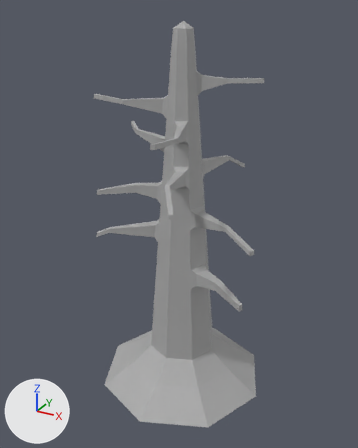
An edit to the FBX model Assets/Art/Architecture/ArbreV1.fbx, drawn before and after from the same camera.
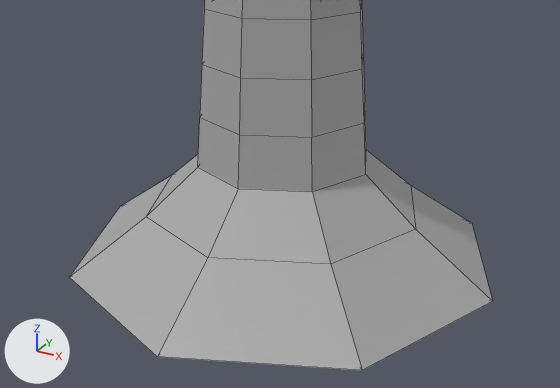
Old and new are each drawn whole from a 50 mm lens placed at (6.06, -11.2, 10.66), pointed at (-0.07, -0.06, 5.09) and again close up from a 50 mm lens placed at (3.95, -7.26, 4.32), pointed at (0.75, -1.45, 1.42). Arrows for +X, +Y and +Z are at lower left; the lights stay in place. The close-ups show mesh edges as thin lines. Where no turn or scale is listed for an object, it has been applied to the vertices. Vertices at the same position are counted once.

The scene before the commit, as lines of its bpy script (objects in view):
```python
me_mesh = bpy.data.meshes.new('Mesh')
me_mesh.from_pydata(...)  # 286 vertices, 292 faces; spans x -2.55..2.55, y -2.5..2.5, z 0.0..10.35
me_mesh.materials.append(mat_standardsurface1)  # grey #aaaaaa
# before: 41 (1.18, 1.13, 0.63) at pixel (410, 185), 42 (0.05, 1.6, 0.63), 43 (1.65, 0.0, 0.63) at pixel (415, 229), 44 (1.18, -1.13, 0.63) at pixel (330, 264), 45 (0.05, -1.6, 0.63) at pixel (207, 257)
# before: 46 (-1.09, -1.13, 0.63) at pixel (146, 216), 47 (-1.55, 0.0, 0.63) at pixel (172, 174), 48 (-1.09, 1.13, 0.63)
ob_arbrev1 = bpy.data.objects.new('ArbreV1', me_mesh)
ob_arbrev1.location = (-0.029, 0.0, 0.0)
```
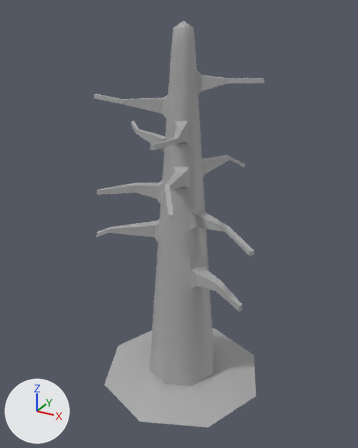
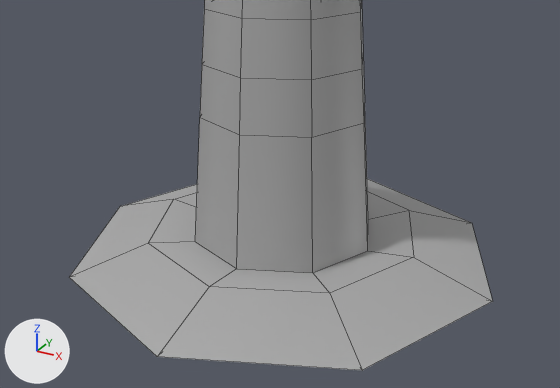
Diff of the bpy script that builds the scene:
```diff
--- a/Assets/Art/Architecture/ArbreV1.fbx.py
+++ b/Assets/Art/Architecture/ArbreV1.fbx.py
@@ me_mesh @@
 me_mesh.from_pydata(...)  # 286 vertices, 292 faces; spans x -2.55..2.55, y -2.5..2.5, z 0.0..10.35
 # used by ob_arbrev1; location = (-0.029, 0.0, 0.0)
-me_mesh.vertices[32].co = (-0.66, 0.71, 1.15)
-me_mesh.vertices[33].co = (-0.95, 0.0, 1.15)
-me_mesh.vertices[34].co = (-0.66, -0.71, 1.15)  # pixel (197, 167)
-me_mesh.vertices[35].co = (0.05, -1.0, 1.15)  # pixel (238, 188)
-me_mesh.vertices[36].co = (0.75, -0.71, 1.15)  # pixel (312, 191)
-me_mesh.vertices[37].co = (1.04, 0.0, 1.15)  # pixel (365, 174)
-me_mesh.vertices[38].co = (0.75, 0.71, 1.15)  # pixel (366, 149)
-me_mesh.vertices[39].co = (0.05, 1.0, 1.15)
+# me_mesh part 1
+for i in [*range(41, 49)]: me_mesh.vertices[i].co += Vector((0.0, 0.0, -0.33))
+me_mesh.vertices[32].co = (-0.71, 0.75, 0.24)
+me_mesh.vertices[33].co = (-1.02, 0.0, 0.24)
+me_mesh.vertices[34].co = (-0.71, -0.75, 0.24)  # pixel (195, 241)
+me_mesh.vertices[35].co = (0.05, -1.07, 0.24)  # pixel (236, 268)
+me_mesh.vertices[36].co = (0.8, -0.75, 0.24)  # pixel (312, 272)
+me_mesh.vertices[37].co = (1.11, 0.0, 0.24)  # pixel (367, 250)
+me_mesh.vertices[38].co = (0.8, 0.75, 0.24)  # pixel (368, 219)
+me_mesh.vertices[39].co = (0.05, 1.07, 0.24)
 me_mesh.materials.append(mat_standardsurface1)
```

Changed parts and their boxes (x1, y1, x2, y2) in the close-ups (560 x 388 px; the box of a moved part takes in the faces that stretch with it):
part 1 of me_mesh, moved or reshaped
    both: (70, 134, 493, 370)
